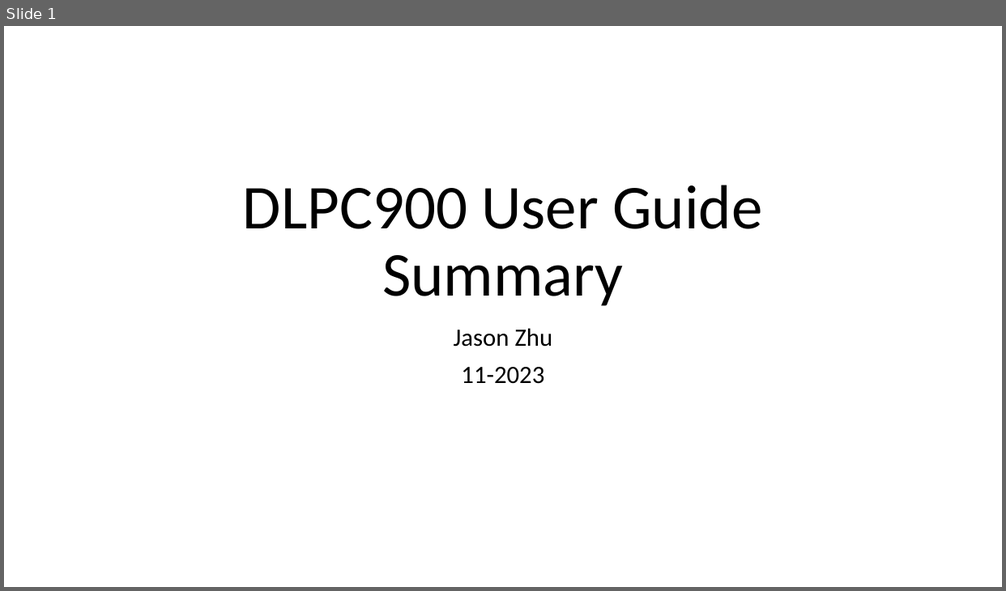
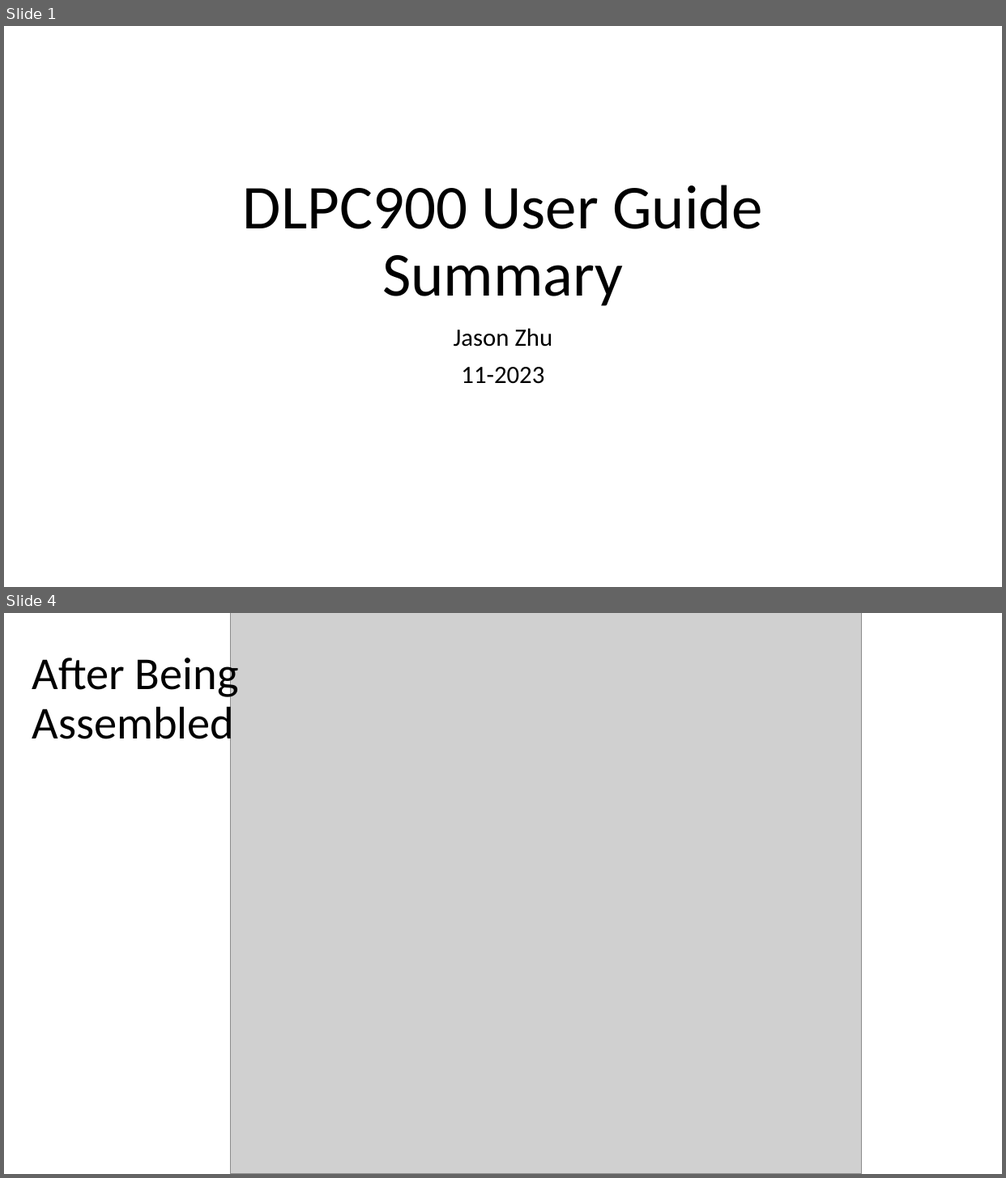
Before and after one commit to zhuyuezx/CSC494_holoprojector, a slide deck: Notes/User Guide Summary.pptx. Shown one above the other, each under a label of ours: slide 1 before the commit, slides 1 and 4 after it; the slides between them are not shown. The pictures are 1006x591 and 1006x1178 pixels, drawn with LibreOffice and Linux fonts; fonts in the diff are those of the drawing; grey boxes stand for pictures. Boxes give left, top, right and bottom in pixels: in the first picture for what was removed or moved away, otherwise in the second. Text is boxed around its words. In the diff, an @@ line names an element or a change of style, - is before the commit and + after.

```diff
--- a/Notes/User Guide Summary.pptx
+++ b/Notes/User Guide Summary.pptx
@@ slide 4 added at (x1=4, y1=613, x2=1002, y2=1174), background #FFFFFF @@
@@ picture added at (x1=231, y1=613, x2=862, y2=1174) @@
@@ title added at (x1=32, y1=651, x2=239, y2=750), 44 pt, text #000000 @@
+After Being Assembled
```
Also in this commit, not shown: 6 other slides added, 1 slide removed.
